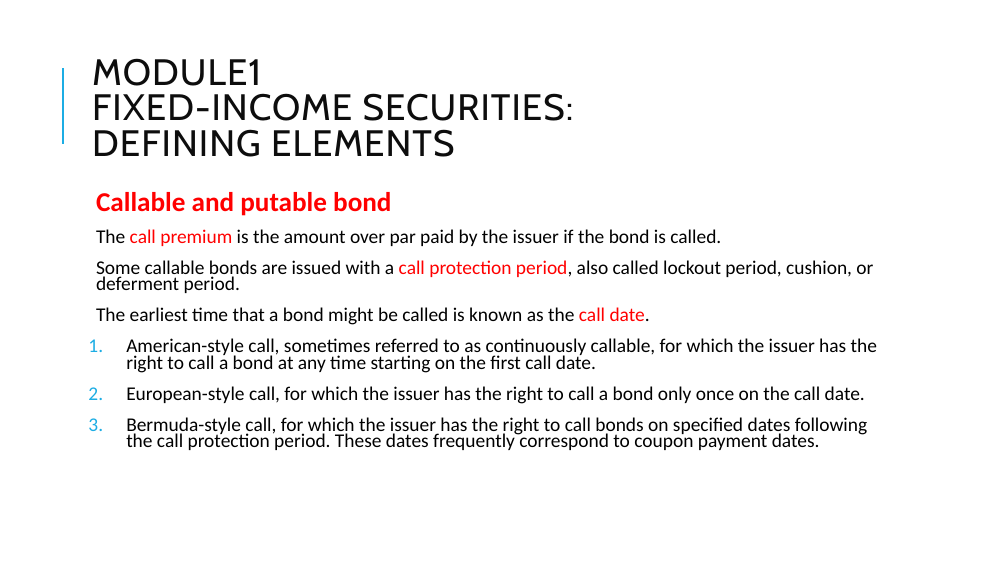
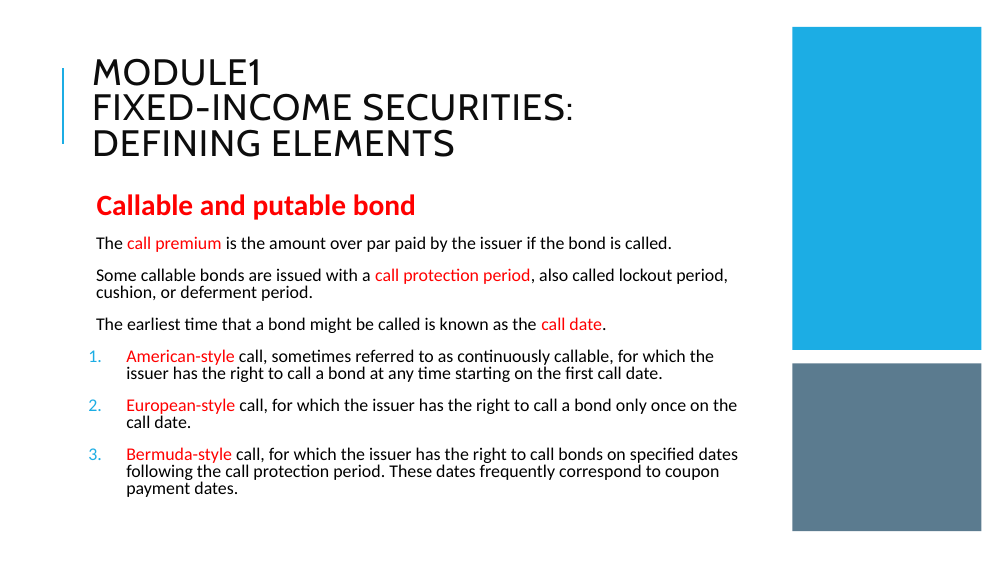
Before and after one commit to Isco0530/data, a slide deck: slide 44 of Fixed Income.pptx. Drawn at 1008x567 pixels with LibreOffice and Linux fonts; fonts in the diff are those of the drawing. Boxes give left, top, right and bottom in pixels: in the first picture for what was removed or moved away, otherwise in the second. Text is boxed around its words. In the diff, an @@ line names an element or a change of style, - is before the commit and + after.

```diff
--- a/Fixed Income.pptx
+++ b/Fixed Income.pptx
@@ rectangle added at [792, 27, 982, 350], fill #1CADE4 @@
@@ text "Callable and putable bond" at [96, 194, 738, 497]: size 25.9 to 28 pt in "Callable and putable bond"; size 18.5 to 17 pt; text colour #000000 to #FF0000 in "American-style", "European-style", "Bermuda-style"; line spacing 0.7 to 0.8 @@
@@ rectangle added at [792, 364, 982, 532], fill #335B74 at 80% opacity @@
```
Also in this commit, not shown: 3 other slides changed, 1 slide removed.
